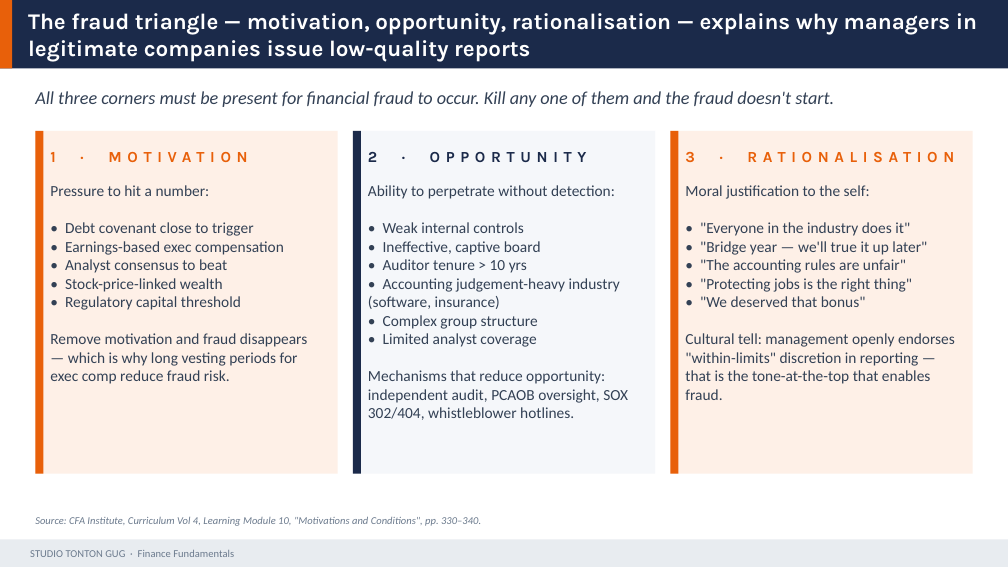
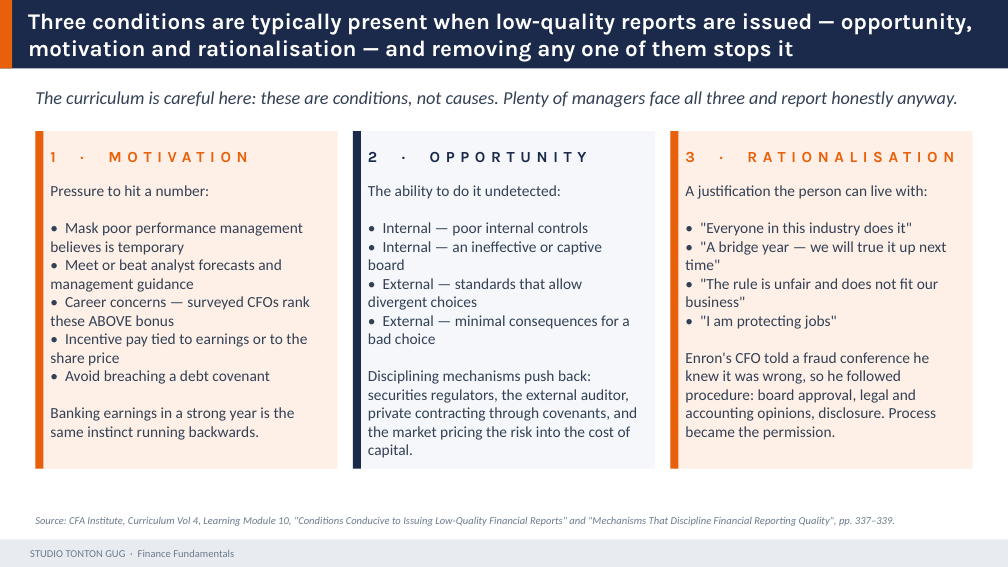
Before and after one commit to Gug4ever/Tonton_Gug_Studio, a slide deck: slide 22 of assets/finance/D08_FSA_III_Tax_Quality_Ratios.pptx. Drawn at 1008x567 pixels with LibreOffice and Linux fonts; fonts in the diff are those of the drawing. Boxes give left, top, right and bottom in pixels: in the first picture for what was removed or moved away, otherwise in the second. Text is boxed around its words. In the diff, an @@ line names an element or a change of style, - is before the commit and + after.

```diff
--- a/assets/finance/D08_FSA_III_Tax_Quality_Ratios.pptx
+++ b/assets/finance/D08_FSA_III_Tax_Quality_Ratios.pptx
@@ text at <box>28,13,972,62</box>: text changed @@
-The fraud triangle — motivation, opportunity, rationalisation — explains why managers in legitimate companies issue low-quality reports
+Three conditions are typically present when low-quality reports are issued — opportunity, motivation and rationalisation — and removing any one of them stops it
@@ text at <box>35,91,958,107</box>: text changed @@
-All three corners must be present for financial fraud to occur. Kill any one of them and the fraud doesn't start.
+The curriculum is careful here: these are conditions, not causes. Plenty of managers face all three and report honestly anyway.
@@ rectangle: place and size @@
-rectangle at <box>35,131,338,474</box>
+rectangle at <box>35,131,338,469</box>
@@ rectangle: place and size @@
-rectangle at <box>35,131,43,474</box>
+rectangle at <box>35,131,43,469</box>
@@ rectangle: place and size @@
-rectangle at <box>353,131,655,474</box>
+rectangle at <box>353,131,655,469</box>
@@ rectangle: place and size @@
-rectangle at <box>353,131,361,474</box>
+rectangle at <box>353,131,361,469</box>
@@ rectangle: place and size @@
-rectangle at <box>670,131,973,474</box>
+rectangle at <box>670,131,973,469</box>
@@ rectangle: place and size @@
-rectangle at <box>670,131,678,474</box>
+rectangle at <box>670,131,678,469</box>
@@ text at <box>368,185,638,458</box>: text changed @@
-Ability to perpetrate without detection:
-• Weak internal controls
-• Ineffective, captive board
-• Auditor tenure > 10 yrs
-• Accounting judgement-heavy industry (software, insurance)
-• Complex group structure
-• Limited analyst coverage
-Mechanisms that reduce opportunity: independent audit, PCAOB oversight, SOX 302/404, whistleblower hotlines.
+The ability to do it undetected:
+• Internal — poor internal controls
+• Internal — an ineffective or captive board
+• External — standards that allow divergent choices
+• External — minimal consequences for a bad choice
+Disciplining mechanisms push back: securities regulators, the external auditor, private contracting through covenants, and the market pricing the risk into the cost of capital.
@@ text at <box>685,185,946,440</box>: text changed @@
-Moral justification to the self:
-• "Everyone in the industry does it"
-• "Bridge year — we'll true it up later"
-• "The accounting rules are unfair"
-• "Protecting jobs is the right thing"
-• "We deserved that bonus"
-Cultural tell: management openly endorses "within-limits" discretion in reporting — that is the tone-at-the-top that enables fraud.
+A justification the person can live with:
+• "Everyone in this industry does it"
+• "A bridge year — we will true it up next time"
+• "The rule is unfair and does not fit our business"
+• "I am protecting jobs"
+Enron's CFO told a fraud conference he knew it was wrong, so he followed procedure: board approval, legal and accounting opinions, disclosure. Process became the permission.
@@ text at <box>50,222,310,440</box>: text changed @@
-• Debt covenant close to trigger
-• Earnings-based exec compensation
-• Analyst consensus to beat
-• Stock-price-linked wealth
-• Regulatory capital threshold
-Remove motivation and fraud disappears — which is why long vesting periods for exec comp reduce fraud risk.
+• Mask poor performance management believes is temporary
+• Meet or beat analyst forecasts and management guidance
+• Career concerns — surveyed CFOs rank these ABOVE bonus
+• Incentive pay tied to earnings or to the share price
+• Avoid breaching a debt covenant
+Banking earnings in a strong year is the same instinct running backwards.
@@ text at <box>35,517,895,526</box>: text changed @@
-Source: CFA Institute, Curriculum Vol 4, Learning Module 10, "Motivations and Conditions", pp. 330–340.
+Source: CFA Institute, Curriculum Vol 4, Learning Module 10, "Conditions Conducive to Issuing Low-Quality Financial Reports" and "Mechanisms That Discipline Financial Reporting Quality", pp. 337–339.
```
Also in this commit, not shown: 23 other slides changed, 3 slides added, 3 slides removed, 9 other files.
